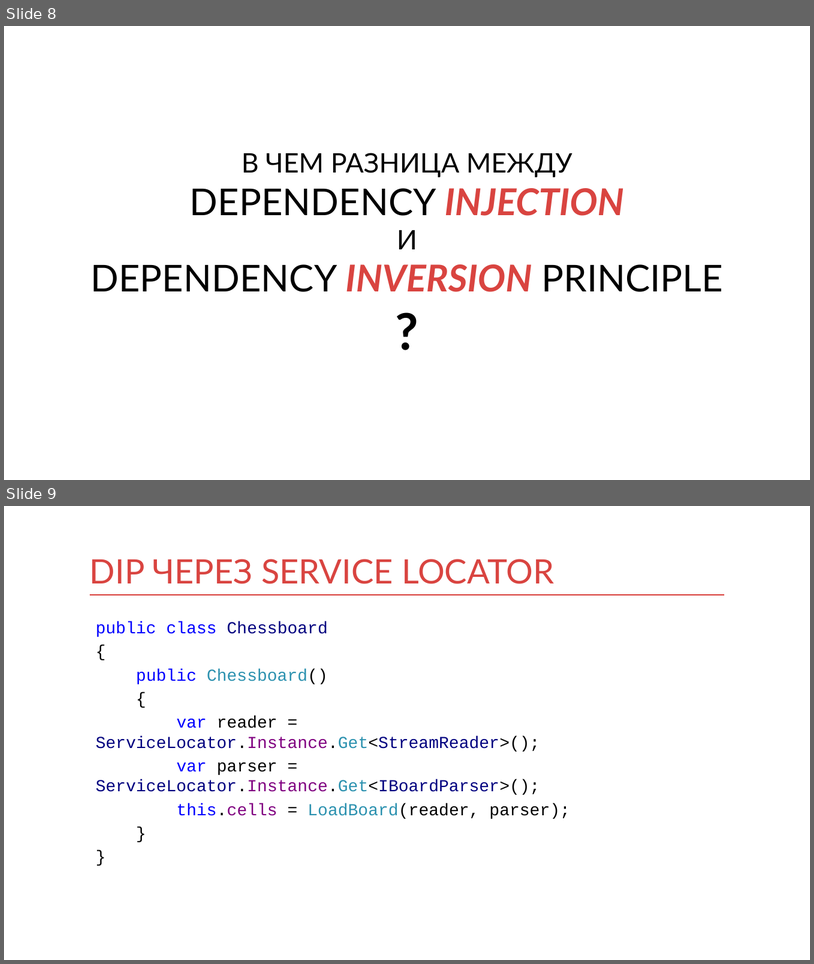
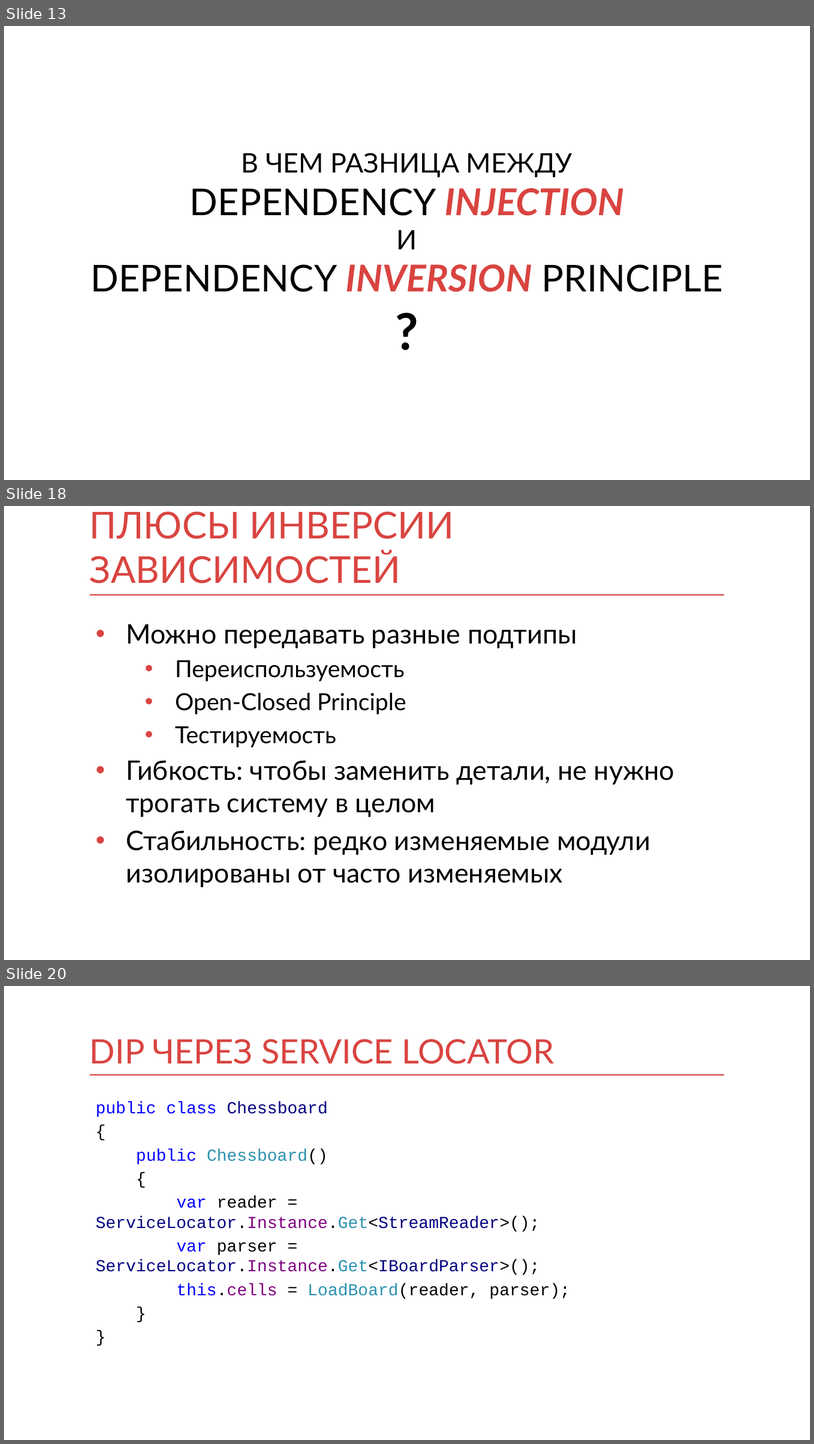
Before and after one commit to kontur-courses/di, a slide deck: di.pptx. Shown one above the other, each under a label of ours: slides 8 and 9 before the commit, slides 13, 18 and 20 after it; the slides between them are not shown. The pictures are 814x964 and 814x1444 pixels, drawn with LibreOffice and Linux fonts; fonts in the diff are those of the drawing. Boxes give left, top, right and bottom in pixels: in the first picture for what was removed or moved away, otherwise in the second. Text is boxed around its words. In the diff, an @@ line names an element or a change of style, - is before the commit and + after.

```diff
--- a/di.pptx
+++ b/di.pptx
@@ slide 18 added at [4, 506, 810, 960], background #FFFFFF; not listed: 1 template element that a slide beside it also shows @@
@@ title added at [90, 511, 454, 583], 44 pt, text #D94440 @@
+ПЛЮСЫ ИНВЕРСИИ ЗАВИСИМОСТЕЙ
@@ text added at [126, 624, 675, 887], 32 pt, text #000000 @@
+• Можно передавать разные подтипы
+  • Переиспользуемость
+  • Open-Closed Principle
+  • Тестируемость
+• Гибкость: чтобы заменить детали, не нужно трогать систему в целом
+• Стабильность: редко изменяемые модули изолированы от часто изменяемых
@@ what was slide 8 is now slide 13 @@
@@ what was slide 9 is now slide 20 @@
```
Also in this commit, not shown: 8 slides changed, 13 other slides added.
